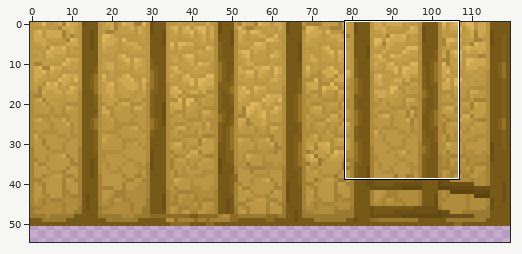
Edited in one commit: sprite sheet (Assets/Sprites/wall2.5.png). The first picture is a wide view before the edit; the outline marks the close-up.
Close-up. The starting point:
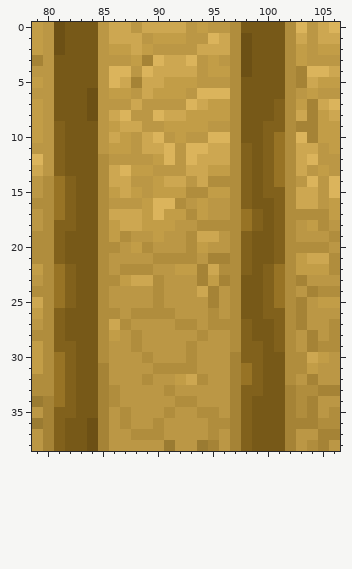
The file is 120x68 pixels. Colours within 5 levels of each other are drawn and written as one. Shown: x 79..106, y 0..38. The wide view leaves out empty margins.
The same view after the edit:
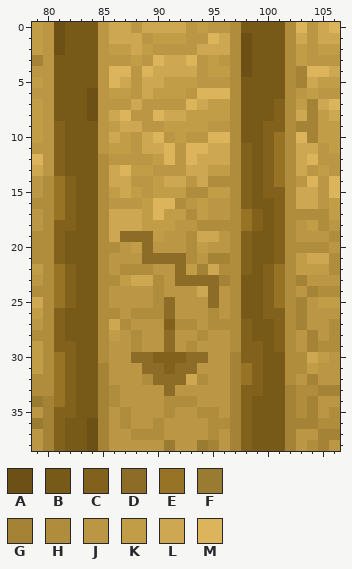
Palette (. is transparent): A #6c5015  B #775918  C #81611c  D #8c6c27  E #977325  F #9a7b32  G #a58336  H #b08d3d  J #bb9745  K #c29d47  L #cda751  M #dbb45c
Author's note on the commit: update(sprite) add micro hint
Difference:
@@ x 86..91 @@
  2 KKLKJJ
- 3 JJKGML
+ 3 JJKJML
  4 MMJMLL
- 5 MLGLLK
+ 5 MLJLLK
  6 KKJLKK
@@ x 84..97 @@
 17 BHLLLKMKKHKJJH
-18 BHKLLKKKJJHHHH
-19 BHKHJJKJJHLLJH
-20 BHHJKHJJJHKJJH
-21 BHJJJJHHHHJGGH
-22 BHJHHHJJKKGLHH
-23 BHHKLLHJJJGKGH
-24 BHJJJJHJJJLGJH
-25 BHJJJJHJJJJGJH
-26 BHHJHHHHJJJHJH
-27 BHLHJJJJHHJHHH
-28 BHKJHJJJJJHJJH
-29 BHJJHJJJJHJJJH
-30 BHJJJHJJJHJJJG
-31 BGJJJJHHHHJJJG
-32 BGJJJHJJKLHJJG
-33 BGHJJJJHJJJJJG
-34 BGHJJJJJHHJJJG
+18 BHLLLKKKJJHHHH
+19 BHLDDDKJJHLLJH
+20 BHHJKDJJJHKJJH
+21 BHJJJDDDDHJGGH
+22 BHJHHHJJDKGLHH
+23 BHHKLLHJDDDDGH
+24 BHJJJJHJJJLDJH
+25 BHJJJJHDJJJDJH
+26 BHHJHHHDJJJHJH
+27 BHLHJJJCHHJHHH
+28 BHKJHJJDJJHJJH
+29 BHJJHJJDJHJJJH
+30 BHJJDDCCCDDJJG
+31 BGJJJDDCDDJJJG
+32 BGJJJHDDDLHJJG
+33 BGHJJJJDJJJJJG
+34 BGHJJJJHHHJJJG
 35 BGJHJJJHJJHHJG
Boxes around the changes in both close-ups, in picture pixels (x1, y1, x2, y2):
changed: (131, 55, 153, 88)
changed: (109, 220, 219, 407)
